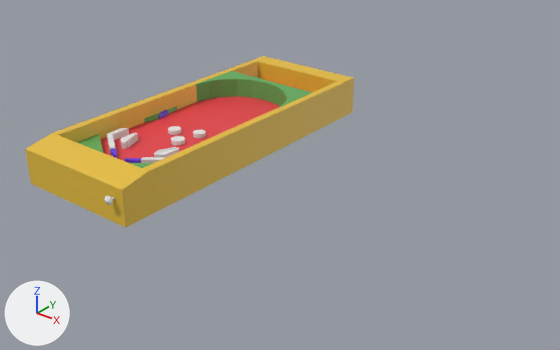
A saved change to the glTF model dist/assets/table.glb.
One viewpoint serves both versions: a camera (50 mm lens) standing at (2.53, -2.6, 1.52) and looking at (0.6, -0.19, 0.02). The lights are fixed; the arrows at lower left show +X, +Y and +Z. Where no turn or scale is listed for an object, it has been applied to the vertices.

The first picture shows 'back curve', 'back wall', 'floor', 'left wall', 'near wall', 'right wall'.
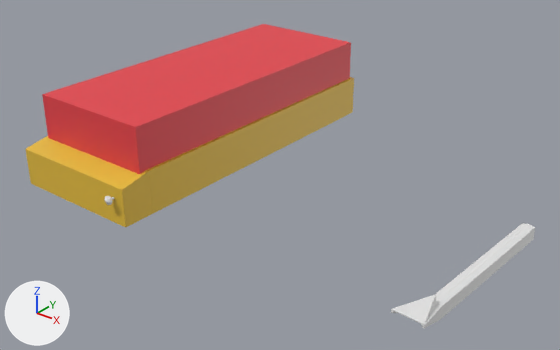
Where the change shows, as pixel boxes (x1, y1, x2, y2) in the pictures (560 x 350 px):
'glass', added (red)
    after: (42, 24, 351, 174)
'ramp.1', added
    after: (391, 223, 535, 328)
'floor', unchanged, covered by the edit
    before: (100, 80, 306, 161)
'left wall', unchanged, covered by the edit
    before: (53, 60, 258, 142)
'back curve', unchanged, covered by the edit
    before: (196, 71, 313, 108)
'back wall', unchanged, covered by the edit
    before: (254, 56, 354, 118)
    after: (342, 77, 354, 118)

The edits, one by one:
Mesh me_cube_009 is new.
It has 101 vertices, 190 faces and spans x -0.061..0.058, y -0.441..0.386, z -0.036..0.052.
Mesh me_cube_021 is new.
It is a box spanning x -0.3..0.3, y -0.77..0.75, z -0.11..0.11.
It uses material mat_material (red #e74049).
Object 'ramp.1' (ob_ramp_1) is new; it shows me_cube_009.
Its parent is ob_collision.
Its location is (1.648, -0.421, 0.0779).
Its rotation in degrees is (0, -180, -3).
Object 'glass' (ob_glass) is new; it shows me_cube_021.
Its location is (0.0, 0.028, 0.239).
